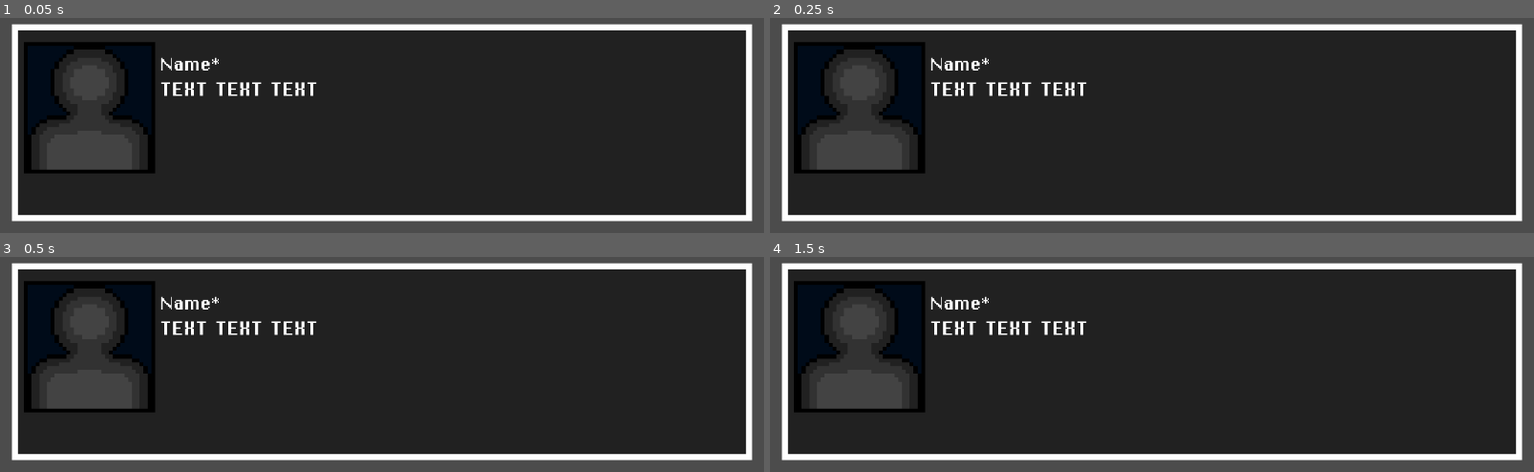
Above: before the commit, frames 1-4 (two rows, left to right).
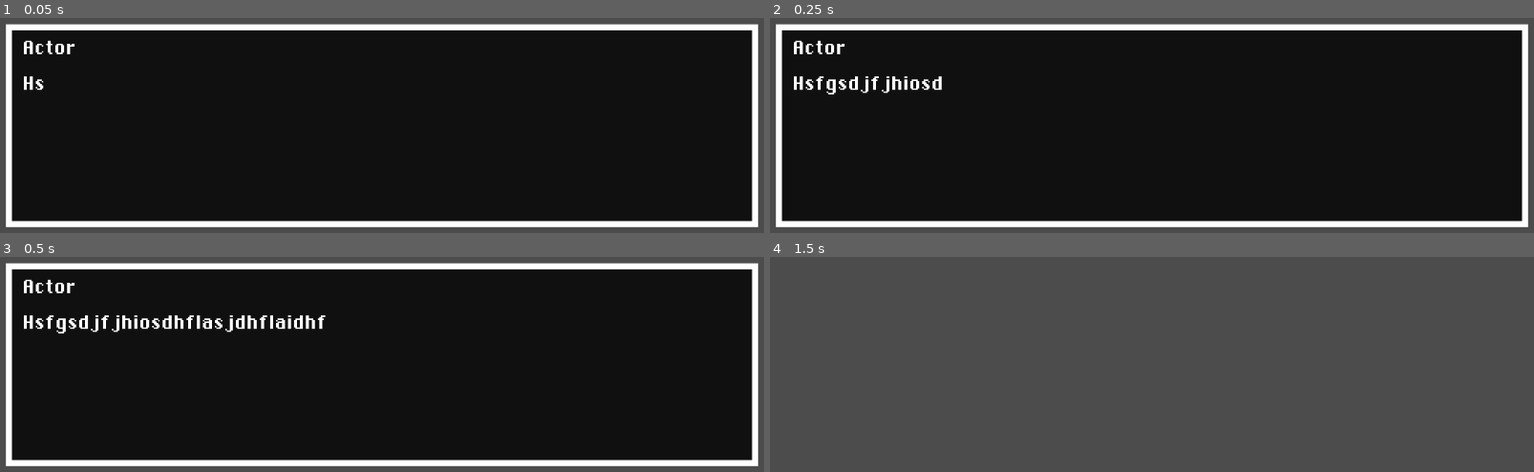
Above: after the commit, the same moments.

Repository: Boyquotes/Godot_Dialog_System
Game: Godot game, scene res://Scene/DialogBox.tscn
Two runs of this game, one before a commit and one after it. Both use one fixed random seed, a clock stepped at 60 frames per second and the inputs below. The project has no main scene, so this scene is started directly.
Inputs:
- Up to frame 1 (0.05 s): no input
- Up to frame 2 (0.25 s): no input
- Up to frame 3 (0.5 s): no input
- Up to frame 4 (1.5 s): tap Enter (ui_accept) at 0.5, 0.6, 0.77, 1.07, 1.35 s

The runs differ from the first frame. In frame 1, 14% of the frame differs, in the area x 0-100%, y 2-98%; in frame 2, 14%; in frame 3, 15%; in frame 4, 87%, in the area x 1-99%, y 2-95%.

Commit message:
Next label fix

Diff:
--- a/Scene/DialogBox.tscn
+++ b/Scene/DialogBox.tscn
@@ -1,98 +1,103 @@
-[gd_scene load_steps=6 format=2]
+[gd_scene load_steps=5 format=2]
 
-[ext_resource path="res://Scene/Script/DialogBox.gd" type="Script" id=1]
-[ext_resource path="res://Scene/Images/image1.png" type="Texture" id=2]
-[ext_resource path="res://Scene/Font/ChiKareGo2.ttf" type="DynamicFontData" id=3]
+[ext_resource path="res://Scene/Font/ChiKareGo2.ttf" type="DynamicFontData" id=1]
+[ext_resource path="res://Scene/Script/DialogBox.gd" type="Script" id=2]
 
 [sub_resource type="DynamicFont" id=1]
 size = 32
-font_data = ExtResource( 3 )
+font_data = ExtResource( 1 )
 
 [sub_resource type="DynamicFont" id=2]
 size = 32
-font_data = ExtResource( 3 )
+font_data = ExtResource( 1 )
 
 [node name="DialogBox" type="Control"]
-anchor_top = 1.0
 anchor_right = 1.0
 anchor_bottom = 1.0
-margin_top = -280.0
-script = ExtResource( 1 )
+script = ExtResource( 2 )
 __meta__ = {
 "_edit_use_anchors_": false
 }
 
 [node name="BG_1" type="ColorRect" parent="."]
-margin_left = 16.0
-margin_right = 1008.0
-margin_bottom = 264.0
-__meta__ = {
-"_edit_use_anchors_": false
-}
+anchor_top = 1.0
+anchor_right = 1.0
+anchor_bottom = 1.0
+margin_left = 8.0
+margin_top = -280.0
+margin_right = -8.0
+margin_bottom = -8.0
 
 [node name="BG_2" type="ColorRect" parent="."]
-margin_left = 24.0
-margin_top = 8.0
-margin_right = 1000.0
-margin_bottom = 256.0
-color = Color( 0.133333, 0.133333, 0.133333, 1 )
-__meta__ = {
-"_edit_use_anchors_": false
-}
-
-[node name="Image_1" type="TextureRect" parent="."]
-margin_left = 32.0
-margin_top = 24.0
-margin_right = 66.0
-margin_bottom = 58.0
-rect_scale = Vector2( 5.176, 5.176 )
-texture = ExtResource( 2 )
+anchor_top = 1.0
+anchor_right = 1.0
+anchor_bottom = 1.0
+margin_left = 16.0
+margin_top = -272.0
+margin_right = -16.0
+margin_bottom = -16.0
+color = Color( 0.0666667, 0.0666667, 0.0666667, 1 )
 __meta__ = {
 "_edit_use_anchors_": false
 }
 
 [node name="Texts" type="Control" parent="."]
-margin_left = 16.0
-margin_right = 1008.0
-margin_bottom = 264.0
+margin_right = 40.0
+margin_bottom = 40.0
 __meta__ = {
 "_edit_use_anchors_": false
 }
 
 [node name="Name" type="Label" parent="Texts"]
-margin_left = 200.0
-margin_top = 40.0
-margin_right = 303.0
-margin_bottom = 74.0
-rect_scale = Vector2( 0.9, 0.9 )
+margin_left = 32.0
+margin_top = 336.0
+margin_right = 118.0
+margin_bottom = 366.0
 custom_fonts/font = SubResource( 1 )
-text = "Name*"
-__meta__ = {
-"_edit_use_anchors_": false
-}
+text = "name*"
 
 [node name="Text" type="Label" parent="Texts"]
-margin_left = 200.0
-margin_top = 72.0
-margin_right = 880.0
-margin_bottom = 232.0
+margin_left = 32.0
+margin_top = 384.0
+margin_right = 896.0
+margin_bottom = 568.0
 size_flags_horizontal = 3
-size_flags_vertical = 3
+size_flags_vertical = 6
 custom_fonts/font = SubResource( 2 )
-text = "TEXT TEXT TEXT"
+text = "TextText"
 autowrap = true
-clip_text = true
-__meta__ = {
-"_edit_use_anchors_": false
-}
 
 [node name="End" type="Label" parent="Texts"]
-margin_left = 896.0
-margin_top = 216.0
-margin_right = 974.0
-margin_bottom = 248.0
+margin_left = 920.0
+margin_top = 544.0
+margin_right = 998.0
+margin_bottom = 574.0
+size_flags_horizontal = 3
+size_flags_vertical = 6
 custom_fonts/font = SubResource( 1 )
 text = "Next>"
-__meta__ = {
-"_edit_use_anchors_": false
-}
+
+[node name="Buttons" type="Control" parent="."]
+visible = false
+margin_left = 16.0
+margin_top = 496.0
+margin_right = 912.0
+margin_bottom = 576.0
+
+[node name="Button" type="Button" parent="Buttons"]
+margin_left = 8.0
+margin_top = 16.0
+margin_right = 280.0
+margin_bottom = 36.0
+
+[node name="Button2" type="Button" parent="Buttons"]
+margin_left = 8.0
+margin_top = 40.0
+margin_right = 280.0
+margin_bottom = 60.0
+
+[node name="Button3" type="Button" parent="Buttons"]
+margin_left = 8.0
+margin_top = 64.0
+margin_right = 280.0
+margin_bottom = 84.0
--- a/Scene/Script/DialogBox.gd
+++ b/Scene/Script/DialogBox.gd
@@ -1,14 +1,14 @@
 extends Control
 
-export var text_speed = 0.05
-export var next_text = 0
+var next_text = 0
+var finished = false
 
 func _ready():
-	$Texts/End.text = " "
+	$Texts/End.text = ""
 
 func _physics_process(delta):
-	if $Texts/Text.visible_characters == len($Texts/Text.text):
-		$Texts/End.text = "Next>"
+	SetName("Actor")
+	WriteLine("Hsfgsdjfjhiosdhflasjdhflaidhfasdhflaisdjhf;kasjdhf;ksfhi", "igdfigodfigjaoijgajgojidfogijapgjapifjgpoaijdfgpofgpojdfogjdoifjgpsofgopsijdfgposjdfgjspgjspdospogosdifjg[oidgsiogjpsogjsgjposifgspogjsoigm spdjfsiodjfposidhfoasdhfiajshdflkjadhfGood", "Bysodfijposifjpaoidjfpoaisdjfoajdfpaijdfeeeeee", "hEllsdifjpoidhfpaiuhsdfiuahsdfiauhsdfiuhadfOlo")
 
 func SetName(Name):
 	$Texts/Name.text = Name
@@ -17,26 +17,28 @@
 	while $Texts/Text.visible_characters < len($Texts/Text.text):
 		$Texts/Text.visible_characters += 1
 
-		yield(get_tree().create_timer(text_speed),"timeout")
+		yield(get_tree().create_timer(1),"timeout")
 
 func WriteLine(text1, text2, text3, text4):
+	if $Texts/Text.visible_characters == len($Texts/Text.text):
+		$Texts/End.text = "Next>"
 	if Input.is_action_just_pressed("ui_accept"):
 		next_text += 1
 		$Texts/Text.visible_characters = 0
-		$Texts/End.text = " "
+		$Texts/End.text = ""
 	match next_text:
+		0:
+			AnimationText()
+			$Texts/Text.text = text1
 		1:
 			AnimationText()
-			$Texts/Text.text = text1
+			$Texts/Text.text = text2
 		2:
 			AnimationText()
-			$Texts/Text.text = text2
+			$Texts/Text.text = text3
 		3:
 			AnimationText()
-			$Texts/Text.text = text3
+			$Texts/Text.text = text4
 		4:
-			AnimationText()
-			$Texts/Text.text = text4
-		5:
 			hide()
 			next_text = 0
